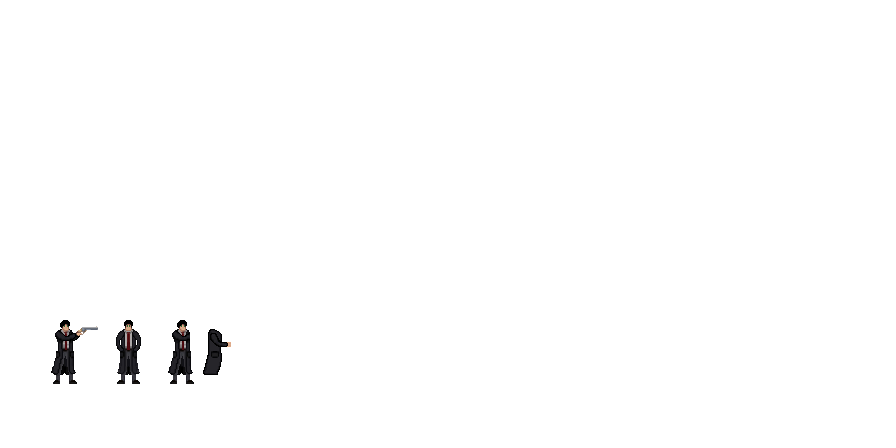
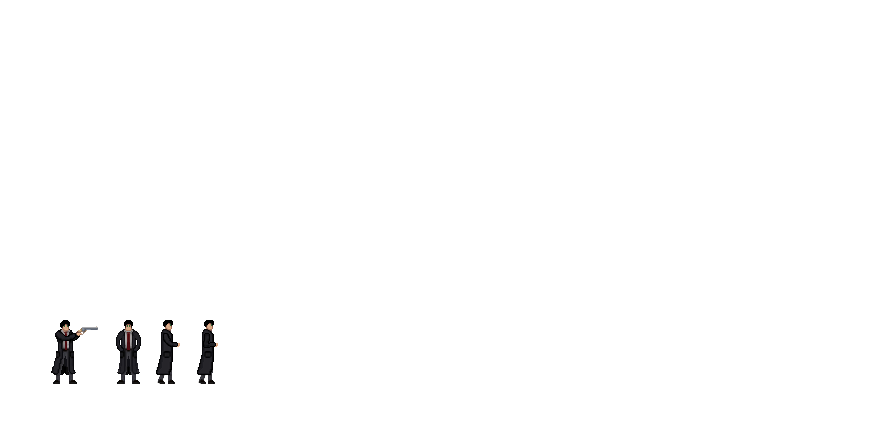
Layers edited between the first and the second 896 × 448 image:
added layer "Calque 1" above "Perso qui court 2" over bbox(203, 333, 218, 348)
added layer "Perso qui court 2" above "Calque 2" over bbox(197, 320, 214, 384)
added layer "Calque 2" above "perso qui court" over bbox(208, 373, 215, 384)
moved "perso qui court" above "perso qui tir", painted on it over bbox(156, 320, 231, 384)
moved "perso qui tir" above "perso normal", painted on it over bbox(63, 340, 69, 349)
removed layer "manteau" over bbox(203, 329, 231, 375)
painted on "perso normal" over bbox(122, 333, 135, 347)
